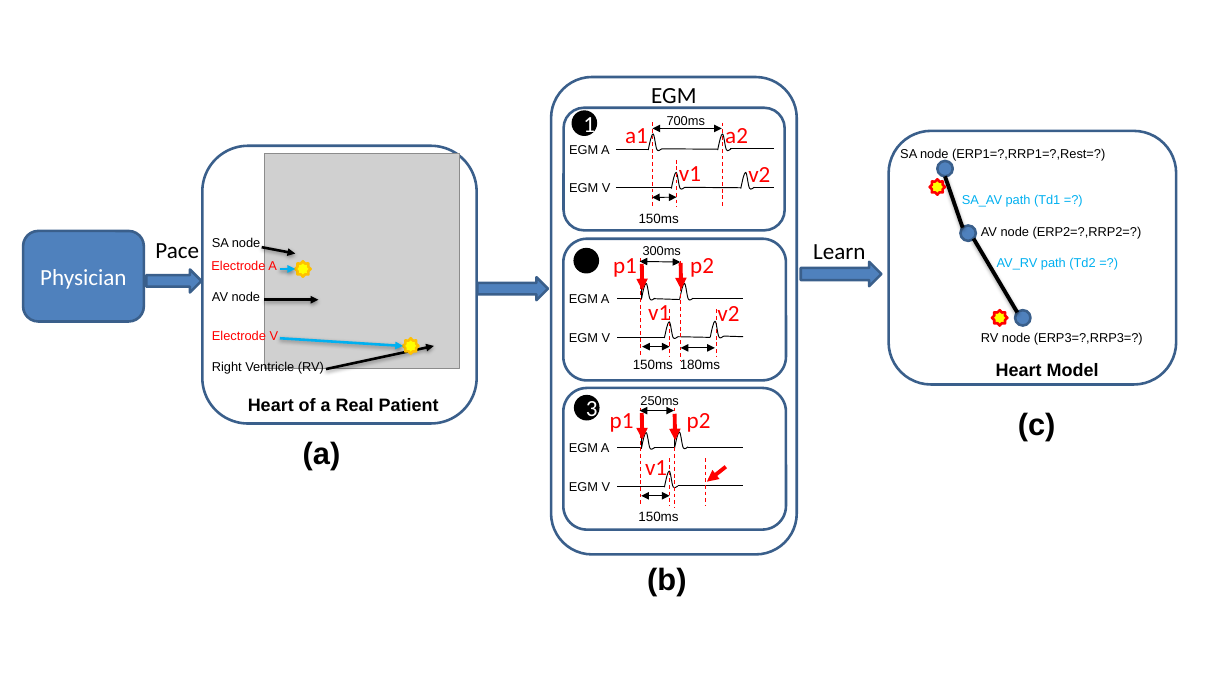
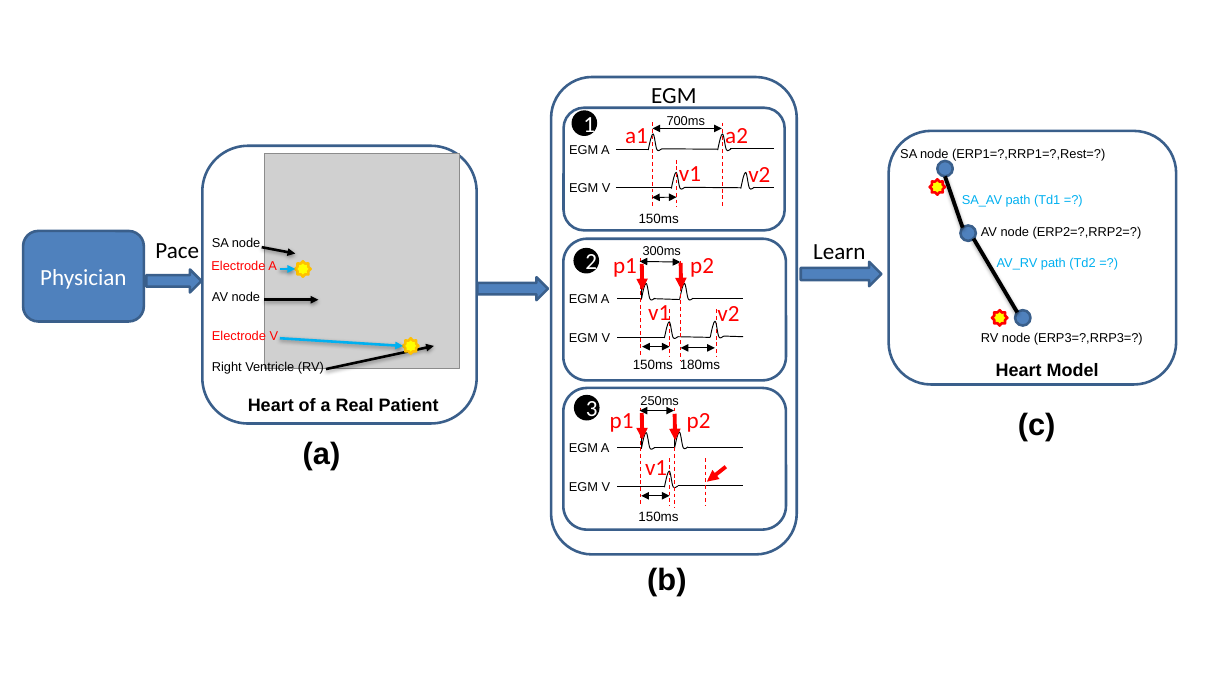
Before and after one commit to mlab-upenn/FnEDA, a slide deck: slide 1 of figs/modelID.pptx. Drawn at 1232x693 pixels with LibreOffice and Linux fonts; fonts in the diff are those of the drawing; grey boxes stand for pictures. Boxes give left, top, right and bottom in pixels: in the first picture for what was removed or moved away, otherwise in the second. Text is boxed around its words. In the diff, an @@ line names an element or a change of style, - is before the commit and + after.

```diff
--- a/figs/modelID.pptx
+++ b/figs/modelID.pptx
@@ text in ellipse at (x1=585, y1=250, x2=597, y2=276): text added @@
+2
```
Also in this commit, not shown: 2 other files.
